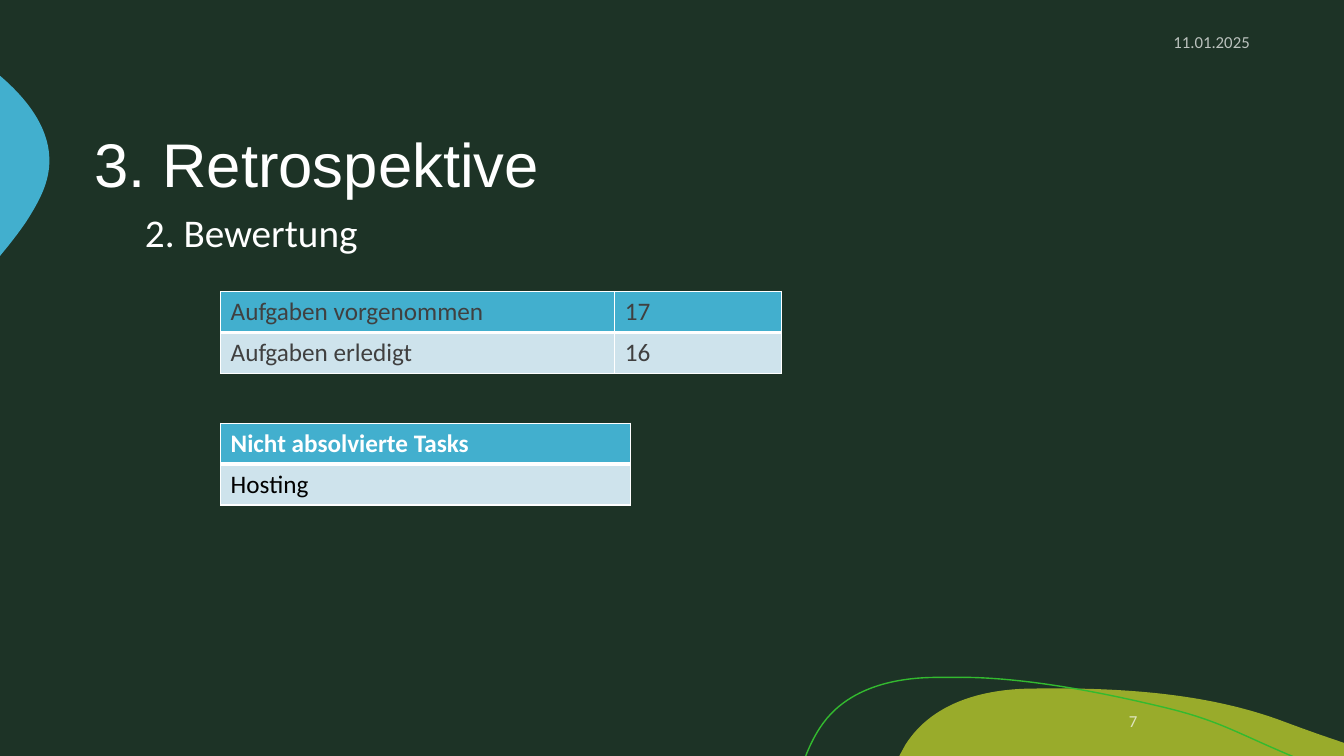
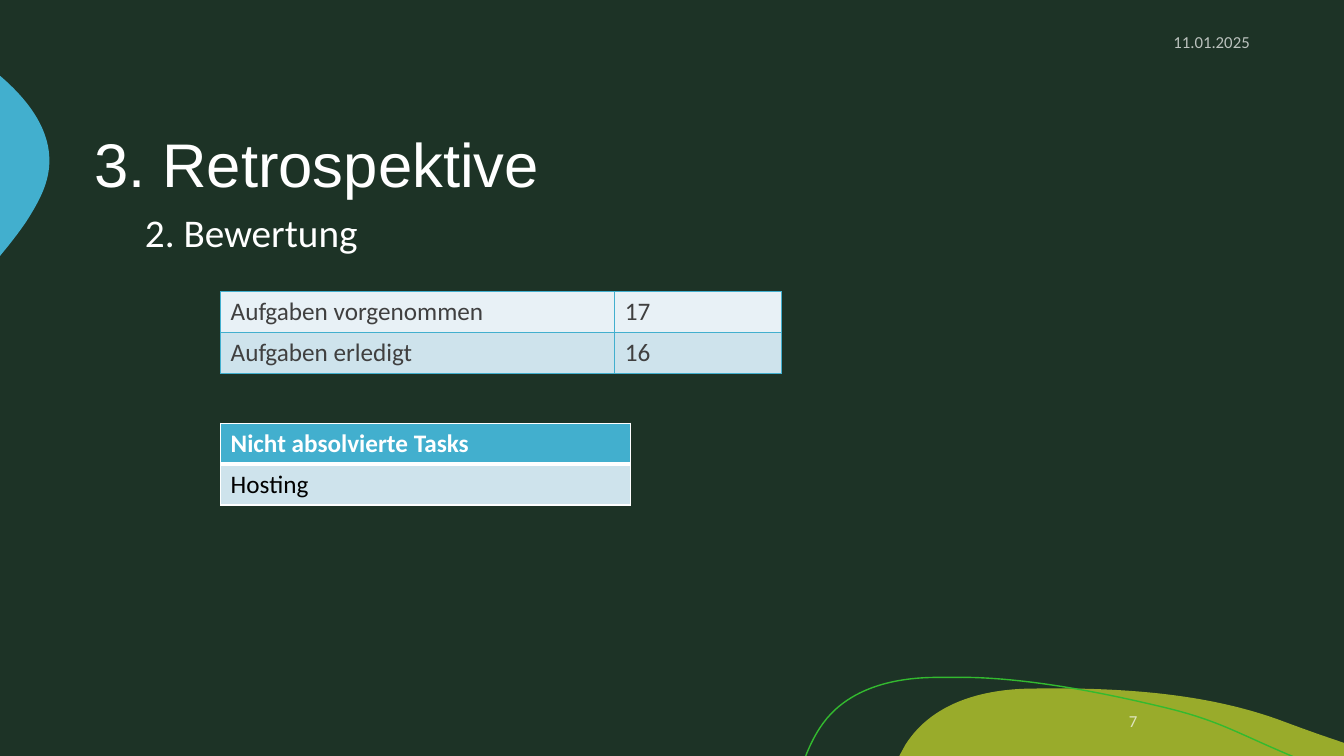
Before and after one commit to zIExpantion/ZumGelbenBach, a slide deck: slide 7 of Dokumente/Sprint-Backlog/Sprint-Backlog3.pptx. Drawn at 1344x756 pixels with LibreOffice and Linux fonts; fonts in the diff are those of the drawing; background and template pictures are left out. Boxes give left, top, right and bottom in pixels: in the first picture for what was removed or moved away, otherwise in the second. Text is boxed around its words. In the diff, an @@ line names an element or a change of style, - is before the commit and + after.

```diff
--- a/Dokumente/Sprint-Backlog/Sprint-Backlog3.pptx
+++ b/Dokumente/Sprint-Backlog/Sprint-Backlog3.pptx
@@ table at (221,291,781,373) @@
@@ fill #42AFCE to #E9F2F6 in row 1 @@
@@ borders changed @@
```
Also in this commit, not shown: 5 other slides changed, 3 slides removed.
